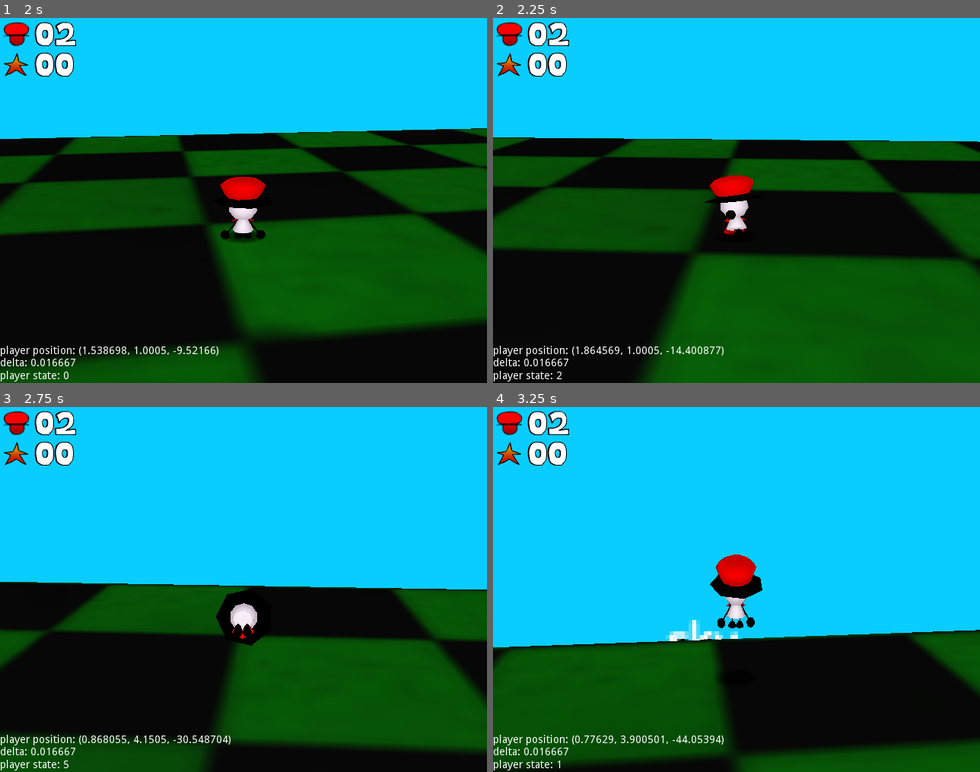
Above: before the commit, frames 1-4 (two rows, left to right).
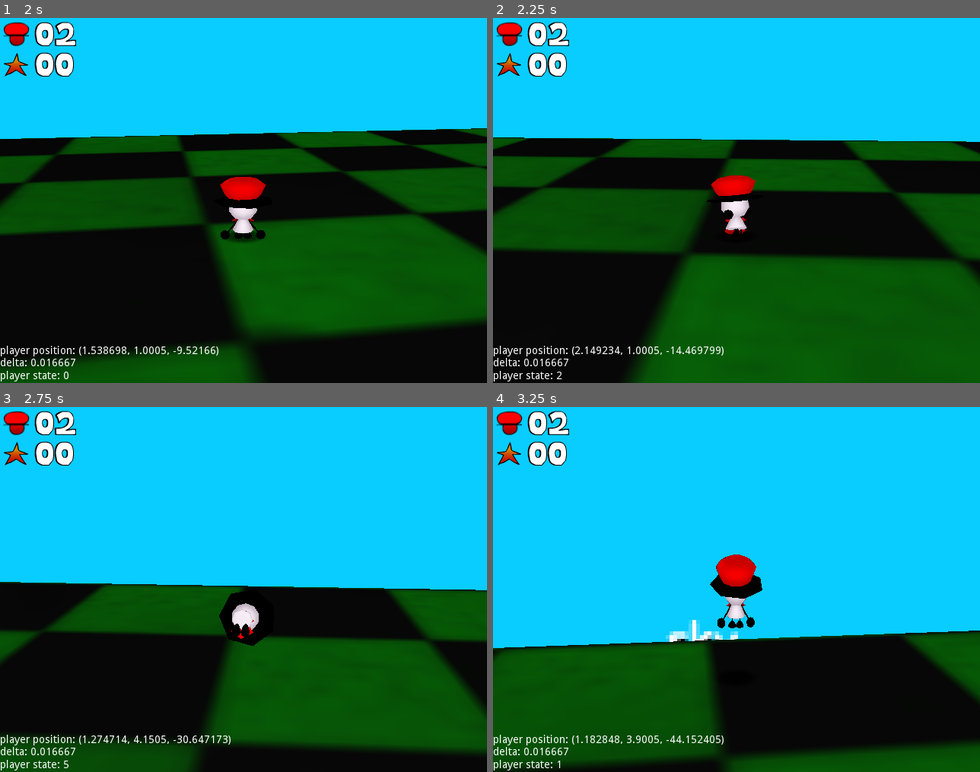
Above: after the commit, the same moments.

Repository: souperthe/Souper123-Adventure-Into-3D-LEGACY
Game: Godot game, scene res://assets/scenes/title.tscn
Two runs of this game, one before a commit and one after it. Both use one fixed random seed, a clock stepped at 60 frames per second and the inputs below. Sound files missing from this copy of the repository are replaced by a short silence.
Inputs (mouse positions are in pixels of both pictures, inside the frame that each line leads up to):
- Up to frame 1 (2 s): click "test level" at 0.5 s; tap Enter (ui_accept) at 1.25 s; move the mouse to (267, 200) at 1.27 s; hold W (player_up) from 1.28 s (still down); hold Space (player_jump) from 1.28 s (still down)
- Up to frame 2 (2.25 s): keep holding W (player_up); move the mouse to (712, 200) at 2.02 s; release Space (player_jump) at 2.03 s; click (712, 200) at 2.1 s
- Up to frame 3 (2.75 s): keep holding W (player_up); tap Space (player_jump) at 2.27, 2.3, 2.57 s
- Up to frame 4 (3.25 s): keep holding W (player_up); move the mouse to (746, 582) at 2.77 s; hold Right mouse button (player_action2) from 2.78 s (still down); tap Space (player_jump) at 3.05 s

Frame 1 is identical in both runs. In frame 2, 2.6% of the frame differs, in the area x 0-100%, y 32-100%; in frame 3, 2.3%; in frame 4, 1.7%.
Error in both runs: Attempt to call function 'play' in base 'null instance' on a null instance. (res://assets/scripts/test.gd:11)

Commit message:
PUNCH

Diff:
--- a/3d game/assets/objects/baddie.tscn
+++ b/3d game/assets/objects/baddie.tscn
@@ -284,6 +284,7 @@
 
 [sub_resource type="Animation" id=13]
 resource_name = "kill"
+length = 4.0
 tracks/0/type = "value"
 tracks/0/path = NodePath("body:translation")
 tracks/0/interp = 1
@@ -291,10 +292,10 @@
 tracks/0/imported = false
 tracks/0/enabled = true
 tracks/0/keys = {
-"times": PoolRealArray( 0 ),
-"transitions": PoolRealArray( 1 ),
-"update": 0,
-"values": [ Vector3( 0, 1.66667, 0 ) ]
+"times": PoolRealArray( 0, 2, 4 ),
+"transitions": PoolRealArray( 1, 1, 1 ),
+"update": 0,
+"values": [ Vector3( 0, 1.66667, 0 ), Vector3( 0, 1.66667, 0 ), Vector3( 0, 1.66667, 0 ) ]
 }
 tracks/1/type = "value"
 tracks/1/path = NodePath("body:rotation_degrees")
@@ -303,10 +304,10 @@
 tracks/1/imported = false
 tracks/1/enabled = true
 tracks/1/keys = {
-"times": PoolRealArray( 0 ),
-"transitions": PoolRealArray( 1 ),
-"update": 0,
-"values": [ Vector3( -180, 0, 14.976 ) ]
+"times": PoolRealArray( 0, 2, 4 ),
+"transitions": PoolRealArray( 1, 1, 1 ),
+"update": 0,
+"values": [ Vector3( -180, 0, 14.976 ), Vector3( -185, 0, 14.976 ), Vector3( -180, 0, 14.976 ) ]
 }
 tracks/2/type = "value"
 tracks/2/path = NodePath("body:scale")
@@ -315,10 +316,10 @@
 tracks/2/imported = false
 tracks/2/enabled = true
 tracks/2/keys = {
-"times": PoolRealArray( 0 ),
-"transitions": PoolRealArray( 1 ),
-"update": 0,
-"values": [ Vector3( 1, 1, 1 ) ]
+"times": PoolRealArray( 0, 2, 4 ),
+"transitions": PoolRealArray( 1, 1, 1 ),
+"update": 0,
+"values": [ Vector3( 1, 1, 1 ), Vector3( 1, 1, 1 ), Vector3( 1, 1, 1 ) ]
 }
 tracks/3/type = "value"
 tracks/3/path = NodePath("body/leftleg:translation")
@@ -327,10 +328,10 @@
 tracks/3/imported = false
 tracks/3/enabled = true
 tracks/3/keys = {
-"times": PoolRealArray( 0 ),
-"transitions": PoolRealArray( 1 ),
-"update": 0,
-"values": [ Vector3( -0.5, -0.833332, 0 ) ]
+"times": PoolRealArray( 0, 2, 4 ),
+"transitions": PoolRealArray( 1, 1, 1 ),
+"update": 0,
+"values": [ Vector3( -0.5, -0.833332, 0 ), Vector3( -0.5, -0.833332, 0 ), Vector3( -0.5, -0.833332, 0 ) ]
 }
 tracks/4/type = "value"
 tracks/4/path = NodePath("body/leftleg:rotation_degrees")
@@ -339,10 +340,10 @@
 tracks/4/imported = false
 tracks/4/enabled = true
 tracks/4/keys = {
-"times": PoolRealArray( 0 ),
-"transitions": PoolRealArray( 1 ),
-"update": 0,
-"values": [ Vector3( -35, -50, -35 ) ]
+"times": PoolRealArray( 0, 2, 4 ),
+"transitions": PoolRealArray( 1, 1, 1 ),
+"update": 0,
+"values": [ Vector3( -35, -50, -35 ), Vector3( -50, -50, -50 ), Vector3( -35, -50, -35 ) ]
 }
 tracks/5/type = "value"
 tracks/5/path = NodePath("body/leftleg:scale")
@@ -351,10 +352,10 @@
 tracks/5/imported = false
 tracks/5/enabled = true
 tracks/5/keys = {
-"times": PoolRealArray( 0 ),
-"transitions": PoolRealArray( 1 ),
-"update": 0,
-"values": [ Vector3( 1, 1, 1 ) ]
+"times": PoolRealArray( 0, 2, 4 ),
+"transitions": PoolRealArray( 1, 1, 1 ),
+"update": 0,
+"values": [ Vector3( 1, 1, 1 ), Vector3( 1, 1, 1 ), Vector3( 1, 1, 1 ) ]
 }
 tracks/6/type = "value"
 tracks/6/path = NodePath("body/rightleg:translation")
@@ -363,10 +364,10 @@
 tracks/6/imported = false
 tracks/6/enabled = true
 tracks/6/keys = {
-"times": PoolRealArray( 0 ),
-"transitions": PoolRealArray( 1 ),
-"update": 0,
-"values": [ Vector3( 0.5, -0.833667, 0 ) ]
+"times": PoolRealArray( 0, 2, 4 ),
+"transitions": PoolRealArray( 1, 1, 1 ),
+"update": 0,
+"values": [ Vector3( 0.5, -0.833667, 0 ), Vector3( 0.5, -0.833667, 0 ), Vector3( 0.5, -0.833667, 0 ) ]
 }
 tracks/7/type = "value"
 tracks/7/path = NodePath("body/rightleg:rotation_degrees")
@@ -375,10 +376,10 @@
 tracks/7/imported = false
 tracks/7/enabled = true
 tracks/7/keys = {
-"times": PoolRealArray( 0 ),
-"transitions": PoolRealArray( 1 ),
-"update": 0,
-"values": [ Vector3( -35, 50, -35 ) ]
+"times": PoolRealArray( 0, 2, 4 ),
+"transitions": PoolRealArray( 1, 1, 1 ),
+"update": 0,
+"values": [ Vector3( -35, 50, -35 ), Vector3( -50, 50, -40 ), Vector3( -35, 50, -35 ) ]
 }
 tracks/8/type = "value"
 tracks/8/path = NodePath("body/rightleg:scale")
@@ -387,10 +388,10 @@
 tracks/8/imported = false
 tracks/8/enabled = true
 tracks/8/keys = {
-"times": PoolRealArray( 0 ),
-"transitions": PoolRealArray( 1 ),
-"update": 0,
-"values": [ Vector3( 1, 1, 1 ) ]
+"times": PoolRealArray( 0, 2, 4 ),
+"transitions": PoolRealArray( 1, 1, 1 ),
+"update": 0,
+"values": [ Vector3( 1, 1, 1 ), Vector3( 1, 1, 1 ), Vector3( 1, 1, 1 ) ]
 }
 tracks/9/type = "value"
 tracks/9/path = NodePath("body/lefteye:translation")
@@ -399,10 +400,10 @@
 tracks/9/imported = false
 tracks/9/enabled = true
 tracks/9/keys = {
-"times": PoolRealArray( 0 ),
-"transitions": PoolRealArray( 1 ),
-"update": 0,
-"values": [ Vector3( -0.511553, 0.276555, 0.943628 ) ]
+"times": PoolRealArray( 0, 2, 4 ),
+"transitions": PoolRealArray( 1, 1, 1 ),
+"update": 0,
+"values": [ Vector3( -0.511553, 0.276555, 0.943628 ), Vector3( -0.511553, 0.276555, 0.943628 ), Vector3( -0.511553, 0.276555, 0.943628 ) ]
 }
 tracks/10/type = "value"
 tracks/10/path = NodePath("body/lefteye:rotation_degrees")
@@ -411,10 +412,10 @@
 tracks/10/imported = false
 tracks/10/enabled = true
 tracks/10/keys = {
-"times": PoolRealArray( 0 ),
-"transitions": PoolRealArray( 1 ),
-"update": 0,
-"values": [ Vector3( 0, 0, -35 ) ]
+"times": PoolRealArray( 0, 2, 4 ),
+"transitions": PoolRealArray( 1, 1, 1 ),
+"update": 0,
+"values": [ Vector3( 0, 0, -35 ), Vector3( 0, 0, -35 ), Vector3( 0, 0, -35 ) ]
 }
 tracks/11/type = "value"
 tracks/11/path = NodePath("body/lefteye:scale")
@@ -423,10 +424,10 @@
 tracks/11/imported = false
 tracks/11/enabled = true
 tracks/11/keys = {
-"times": PoolRealArray( 0 ),
-"transitions": PoolRealArray( 1 ),
-"update": 0,
-"values": [ Vector3( 1, 1, 1 ) ]
+"times": PoolRealArray( 0, 2, 4 ),
+"transitions": PoolRealArray( 1, 1, 1 ),
+"update": 0,
+"values": [ Vector3( 1, 1, 1 ), Vector3( 1, 1, 1 ), Vector3( 1, 1, 1 ) ]
 }
 tracks/12/type = "value"
 tracks/12/path = NodePath("body/righteye:translation")
@@ -435,10 +436,10 @@
 tracks/12/imported = false
 tracks/12/enabled = true
 tracks/12/keys = {
-"times": PoolRealArray( 0 ),
-"transitions": PoolRealArray( 1 ),
-"update": 0,
-"values": [ Vector3( 0.556743, 0.277, 0.944 ) ]
+"times": PoolRealArray( 0, 2, 4 ),
+"transitions": PoolRealArray( 1, 1, 1 ),
+"update": 0,
+"values": [ Vector3( 0.556743, 0.277, 0.944 ), Vector3( 0.556743, 0.277, 0.944 ), Vector3( 0.556743, 0.277, 0.944 ) ]
 }
 tracks/13/type = "value"
 tracks/13/path = NodePath("body/righteye:rotation_degrees")
@@ -447,10 +448,10 @@
 tracks/13/imported = false
 tracks/13/enabled = true
 tracks/13/keys = {
-"times": PoolRealArray( 0 ),
-"transitions": PoolRealArray( 1 ),
-"update": 0,
-"values": [ Vector3( 0, 0, 0 ) ]
+"times": PoolRealArray( 0, 2, 4 ),
+"transitions": PoolRealArray( 1, 1, 1 ),
+"update": 0,
+"values": [ Vector3( 0, 0, 0 ), Vector3( 0, 0, 0 ), Vector3( 0, 0, 0 ) ]
 }
 tracks/14/type = "value"
 tracks/14/path = NodePath("body/righteye:scale")
@@ -459,10 +460,10 @@
 tracks/14/imported = false
 tracks/14/enabled = true
 tracks/14/keys = {
-"times": PoolRealArray( 0 ),
-"transitions": PoolRealArray( 1 ),
-"update": 0,
-"values": [ Vector3( 1, 1, 1 ) ]
+"times": PoolRealArray( 0, 2, 4 ),
+"transitions": PoolRealArray( 1, 1, 1 ),
+"update": 0,
+"values": [ Vector3( 1, 1, 1 ), Vector3( 1, 1, 1 ), Vector3( 1, 1, 1 ) ]
 }
 
 [sub_resource type="Animation" id=12]
--- a/3d game/assets/objects/funnynoise.tscn
+++ b/3d game/assets/objects/funnynoise.tscn
@@ -53,7 +53,7 @@
 stream = SubResource( 1 )
 attenuation_model = 1
 unit_db = -20.0
-unit_size = 20.0
+unit_size = 50.0
 out_of_range_mode = 1
 bus = "SFX"
 attenuation_filter_cutoff_hz = 1.0
@@ -63,7 +63,7 @@
 stream = SubResource( 2 )
 attenuation_model = 1
 unit_db = -20.0
-unit_size = 20.0
+unit_size = 50.0
 out_of_range_mode = 1
 bus = "SFX"
 attenuation_filter_cutoff_hz = 1.0
@@ -73,7 +73,7 @@
 stream = SubResource( 3 )
 attenuation_model = 1
 unit_db = -20.0
-unit_size = 20.0
+unit_size = 50.0
 out_of_range_mode = 1
 bus = "SFX"
 attenuation_filter_cutoff_hz = 1.0
@@ -83,7 +83,7 @@
 stream = SubResource( 4 )
 attenuation_model = 1
 unit_db = -20.0
-unit_size = 20.0
+unit_size = 50.0
 out_of_range_mode = 1
 bus = "SFX"
 attenuation_filter_cutoff_hz = 1.0
@@ -93,7 +93,7 @@
 stream = SubResource( 5 )
 attenuation_model = 1
 unit_db = -20.0
-unit_size = 20.0
+unit_size = 50.0
 out_of_range_mode = 1
 bus = "SFX"
 attenuation_filter_cutoff_hz = 1.0
@@ -103,7 +103,7 @@
 stream = SubResource( 6 )
 attenuation_model = 1
 unit_db = -20.0
-unit_size = 20.0
+unit_size = 50.0
 out_of_range_mode = 1
 bus = "SFX"
 attenuation_filter_cutoff_hz = 1.0
@@ -113,7 +113,7 @@
 stream = SubResource( 7 )
 attenuation_model = 1
 unit_db = -20.0
-unit_size = 20.0
+unit_size = 50.0
 out_of_range_mode = 1
 bus = "SFX"
 attenuation_filter_cutoff_hz = 1.0
@@ -123,7 +123,7 @@
 stream = SubResource( 8 )
 attenuation_model = 1
 unit_db = -20.0
-unit_size = 20.0
+unit_size = 50.0
 out_of_range_mode = 1
 bus = "SFX"
 attenuation_filter_cutoff_hz = 1.0
@@ -133,7 +133,7 @@
 stream = SubResource( 9 )
 attenuation_model = 1
 unit_db = -20.0
-unit_size = 20.0
+unit_size = 50.0
 out_of_range_mode = 1
 bus = "SFX"
 attenuation_filter_cutoff_hz = 1.0
@@ -143,7 +143,7 @@
 stream = SubResource( 10 )
 attenuation_model = 1
 unit_db = -20.0
-unit_size = 20.0
+unit_size = 50.0
 out_of_range_mode = 1
 bus = "SFX"
 attenuation_filter_cutoff_hz = 1.0
@@ -153,7 +153,7 @@
 stream = SubResource( 11 )
 attenuation_model = 1
 unit_db = -20.0
-unit_size = 20.0
+unit_size = 50.0
 out_of_range_mode = 1
 bus = "SFX"
 attenuation_filter_cutoff_hz = 1.0
--- a/3d game/assets/objects/impact.tscn
+++ b/3d game/assets/objects/impact.tscn
@@ -1,13 +1,12 @@
-[gd_scene load_steps=6 format=2]
+[gd_scene load_steps=5 format=2]
 
 [ext_resource path="res://assets/scripts/sparkle.gd" type="Script" id=1]
 [ext_resource path="res://assets/images/animated/impact/impact_0002.png" type="Texture" id=2]
 [ext_resource path="res://assets/images/animated/impact/impact_0001.png" type="Texture" id=3]
-[ext_resource path="res://assets/images/animated/impact/impact_0003.png" type="Texture" id=4]
 
 [sub_resource type="SpriteFrames" id=1]
 animations = [ {
-"frames": [ ExtResource( 3 ), ExtResource( 2 ), ExtResource( 4 ) ],
+"frames": [ ExtResource( 3 ), ExtResource( 2 ) ],
 "loop": true,
 "name": "default",
 "speed": 12.0
@@ -20,7 +19,6 @@
 pixel_size = 0.12
 billboard = 1
 frames = SubResource( 1 )
-frame = 2
 playing = true
 
 [connection signal="animation_finished" from="AnimatedSprite3D" to="." method="_on_AnimatedSprite3D_animation_finished"]
--- a/3d game/assets/scripts/pause.gd
+++ b/3d game/assets/scripts/pause.gd
@@ -52,6 +52,8 @@
 
 
 func pause():
+	#if Input.is_action_just_pressed("player_jump"):
+		#global.player.velocity.y = 100
 	if selection < 1:
 		selection = 4
 	if selection > 4:
--- a/3d game/assets/scripts/player.gd
+++ b/3d game/assets/scripts/player.gd
@@ -3,6 +3,7 @@
 
 var look_rot = Vector3.ZERO
 var camera_dir = 0
+var model_dir = 0
 var move_dir = Vector3.ZERO
 var velocity = Vector3.ZERO
 var mouse = Vector2()
@@ -31,7 +32,8 @@
 	gp_prep,
 	attackjump,
 	entercourse,
-	actor
+	actor,
+	debug
 }
 var state = states.entercourse
 var dropshadow_distance = 0
@@ -81,21 +83,23 @@
 	if attackcooldown < 0 and key_m12:
 		$attack.play()
 		attackcooldown = 8
-		$soupermodel.rotation.y = atan2(-camera_dir.x, -camera_dir.z)
+		#$soupermodel.rotation.y = atan2(-camera_dir.x, -camera_dir.z)
 		#velocity = (floor_checker.global_position - self_center.global_position).normalized() * jetpack_scala
 		state = states.punch
 		#rootanimator.play("attack")
 		if !is_on_floor():
 			punchtime = 0
+			$soupermodel.rotation.y = atan2(-camera_dir.x, -camera_dir.z)
 			velocity.z = camera_dir.z * 45
 			velocity.x = camera_dir.x * 45
 			velocity.y += jumpheight / 2
 			modelanimator.playback_speed = 1
 			modelanimator.play("dive")
 		if is_on_floor():
+			$soupermodel.rotation.y = atan2(-model_dir.x, -model_dir.z)
 			punchtime = 100
-			velocity.z = camera_dir.z * 20
-			velocity.x = camera_dir.x * 20
+			velocity.z = model_dir.z * 20
+			velocity.x = model_dir.x * 20
 			modelanimator.playback_speed = 8
 			modelanimator.play("punch")
 				#$soupermodel.rotation.y = $camera.rotation.y
@@ -111,7 +115,7 @@
 
 
 func _physics_process(delta):
-	$soupermodel/AttackCheck/Attack1.disabled = !state == states.punch
+	$soupermodel/AttackCheck/Attack1.disabled = !state == states.punch and !state == states.debug
 	$soupermodel/AttackCheck/Attack2.disabled = !state == states.gp_prep
 	$HUD/hud/debughud.pos = str(self.translation)
 	$HUD/hud/debughud.state = state
@@ -142,6 +146,7 @@
 		velocity.y = 0
 	move_dir = Vector3(key_sright - key_sleft, 0, key_sdown - key_sup).normalized().rotated(Vector3.UP, $camera.rotation.y)
 	camera_dir = -($camera.transform.basis.z).normalized()
+	model_dir = -(model.transform.basis.z).normalized()
 	var dir = $camera.transform.basis
 	var movex = float(move_dir.x)
 	var movez = float(move_dir.z)
@@ -356,6 +361,19 @@
 				grounded = true
 				state = states.normal
 				velocity.y -= 10
+			#punch()
+		states.debug:
+			modelanimator.play("idle")
+			var amount = 35
+			velocity.x = movex * amount
+			velocity.z = movez * amount
+			snapvector = Vector3.UP
+			if key_jump:
+				velocity.y = amount
+			if key_run:
+				velocity.y = -amount
+			if !key_jump and !key_run:
+				velocity.y = 0
 			punch()
 	move_and_slide_with_snap(velocity, snapvector, Vector3.UP, true)
 
